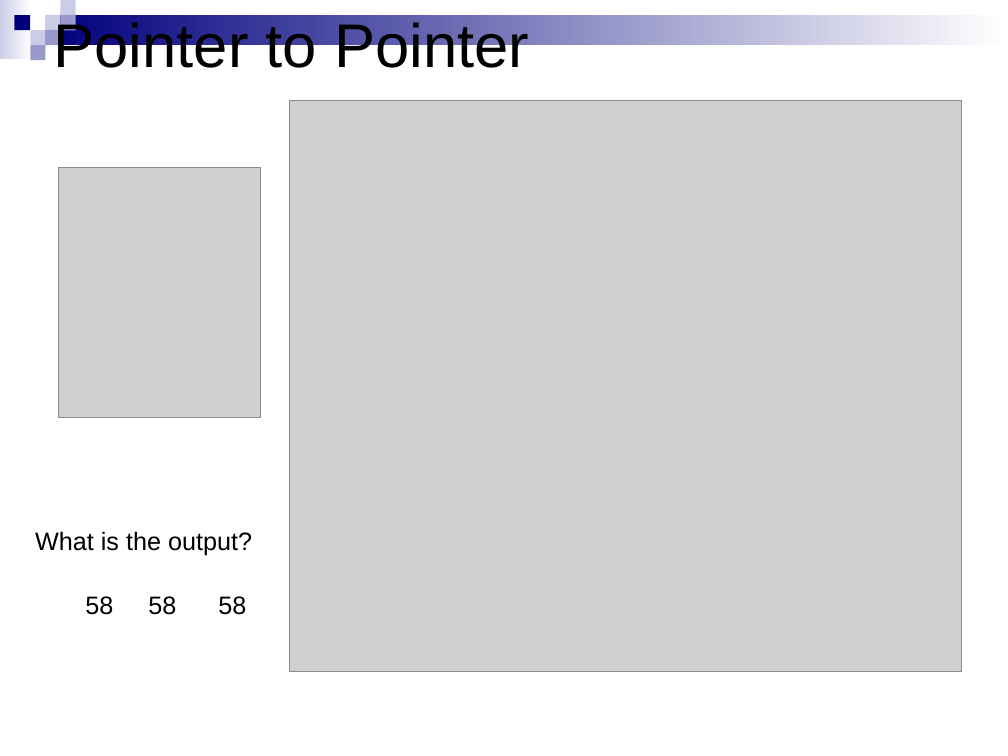
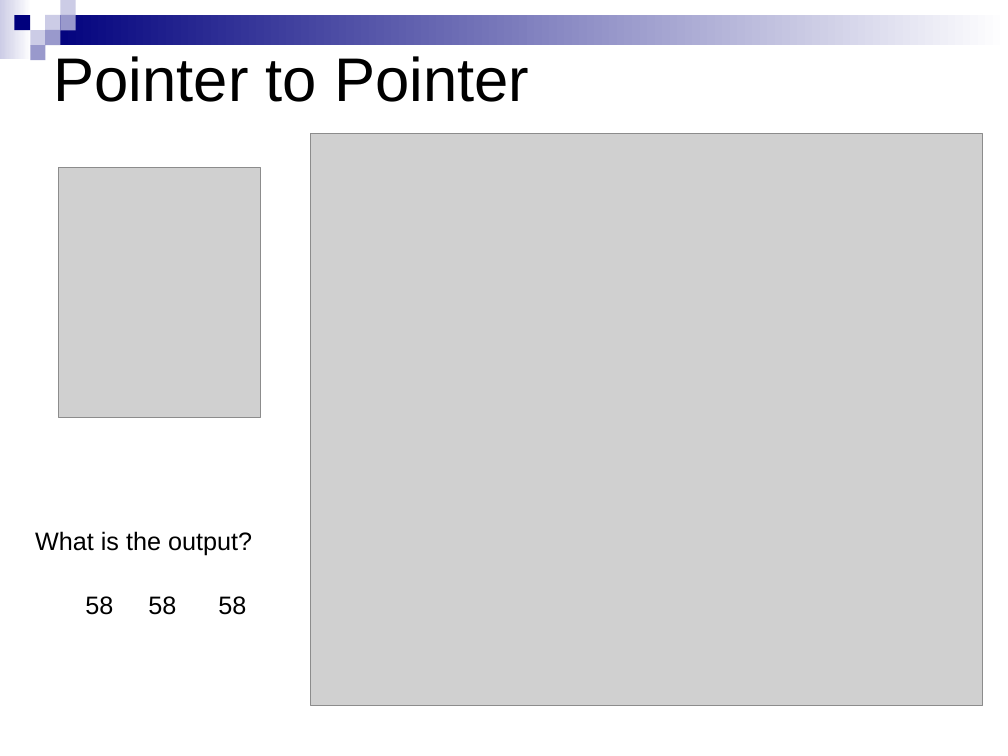
Before and after one commit to Emadalsuwat/emadalsuwat.github.io, a slide deck: slide 19 of DataStructure/Lecture3.pptx. Drawn at 1008x756 pixels with LibreOffice and Linux fonts; fonts in the diff are those of the drawing; grey boxes stand for pictures. Boxes give left, top, right and bottom in pixels: in the first picture for what was removed or moved away, otherwise in the second. Text is boxed around its words. In the diff, an @@ line names an element or a change of style, - is before the commit and + after.

```diff
--- a/DataStructure/Lecture3.pptx
+++ b/DataStructure/Lecture3.pptx
@@ title "Pointer to Pointer" rewrapped from <box>54,18,529,79</box> to <box>54,56,529,102</box> @@
@@ picture: place and size @@
-picture at <box>289,100,962,671</box>
+picture at <box>310,134,983,706</box>
```
Also in this commit, not shown: 3 other slides changed, 5 other files.
